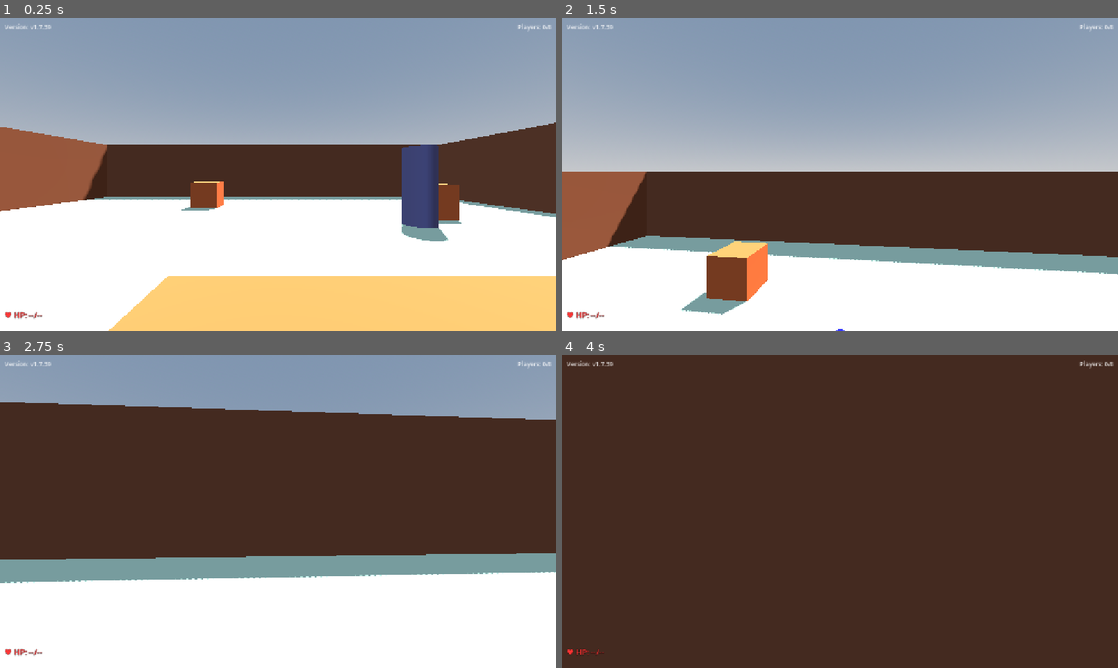
Above: before the commit, frames 1-4 (two rows, left to right).
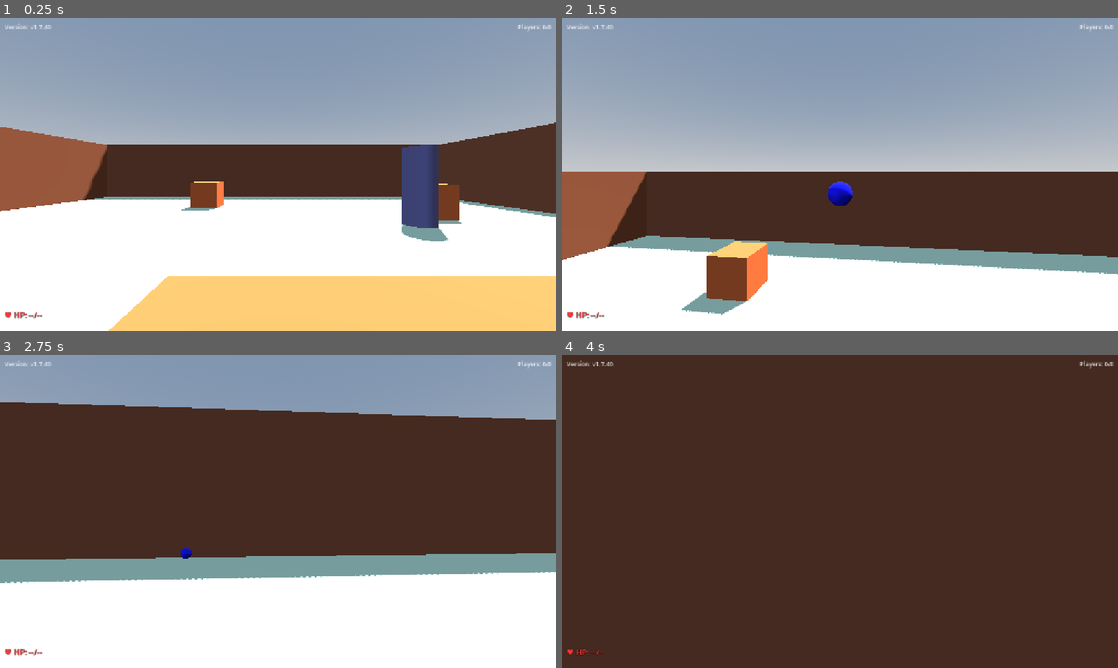
Above: after the commit, the same moments.

Repository: shikiuku/SimpleFPS
Game: Godot game, scene res://scenes/TestLevel.tscn
Same seed, same stepped clock (60 frames per second), same inputs: the game is played once before the commit and once after it. This scene is started directly instead of the project's main scene.
Inputs (mouse positions are in pixels of both pictures, inside the frame that each line leads up to):
- Up to frame 1 (0.25 s): no input
- Up to frame 2 (1.5 s): tap Enter at 0.5 s; move the mouse to (867, 174) at 0.52 s; hold Shift (run) 0.53-1.28 s; hold W (move_forward) from 0.53 s (still down); tap Space (jump) at 0.77 s; move the mouse to (812, 174) at 1.27 s; click (812, 174) at 1.35 s
- Up to frame 3 (2.75 s): keep holding W (move_forward); tap Space (jump) at 1.52 s; move the mouse to (289, 505) at 2.02 s; hold Shift (run) from 2.03 s (still down)
- Up to frame 4 (4 s): keep holding W (move_forward); move the mouse to (834, 517) at 2.77 s; release Shift (run) at 2.78 s; click (834, 517) at 2.85 s; tap Space (jump) at 3.02, 3.77 s; move the mouse to (878, 514) at 3.52 s; hold Shift (run) from 3.53 s (still down)

The runs differ from the first frame. In frame 1, less than 0.1% of the frame differs, in the area x 8-9%, y 2-4%; in frame 2, 0.3%, in the area x 8-53%, y 2-100%; in frame 3, less than 0.1%; in frame 4, less than 0.1%.

Commit message:
v1.7.40: Fix bullet collision with proper RigidBody3D implementation
- Revert Bullet from Area3D back to RigidBody3D
- Implement proper collision detection using _integrate_forces
- Enable continuous collision detection (continuous_cd = true)
- Use linear_velocity for proper bullet physics
- Fix bullet trajectory and wall collision issues

🤖 Generated with [Claude Code](https://claude.ai/code)

Co-Authored-By: Claude <noreply@anthropic.com>

Diff:
--- a/project.godot
+++ b/project.godot
@@ -11,7 +11,7 @@
 [application]
 
 config/name="Simple FPS"
-config/version="1.7.39"
+config/version="1.7.40"
 config/tags=PackedStringArray("3d", "multiplayer", "fps")
 run/main_scene="res://scenes/MainMenu.tscn"
 config/features=PackedStringArray("4.4", "Forward Plus")
--- a/scenes/Bullet.tscn
+++ b/scenes/Bullet.tscn
@@ -9,9 +9,10 @@
 radius = 0.2
 height = 0.4
 
-[node name="Bullet" type="Area3D"]
+[node name="Bullet" type="RigidBody3D"]
 collision_layer = 4
 collision_mask = 3
+gravity_scale = 1.0
 script = ExtResource("1_bullet")
 
 [node name="CollisionShape3D" type="CollisionShape3D" parent="."]
--- a/scripts/Bullet.gd
+++ b/scripts/Bullet.gd
@@ -1,4 +1,4 @@
-extends Area3D
+extends RigidBody3D
 
 @export var speed = 30.0
 @export var lifetime = 10.0
@@ -17,13 +17,15 @@
 	add_child(timer)
 	timer.start()
 
-	# Area3Dの衝突検出を有効にする
-	body_entered.connect(_on_body_entered)
-	area_entered.connect(_on_area_entered)
+	# RigidBody3Dでは_integrate_forcesで衝突検出
 
 	# 衝突レイヤーを設定（弾丸レイヤー）
 	collision_layer = 4  # layer 3 (Projectiles)
 	collision_mask = 3   # layer 1 (Player) + layer 2 (Environment)
+
+	# RigidBody3Dの設定
+	gravity_scale = 1.0
+	continuous_cd = true  # 連続衝突検出を有効化
 
 	print("Bullet initialized - collision_layer: ", collision_layer, " collision_mask: ", collision_mask)
 
@@ -32,14 +34,8 @@
 	if global_position.y < -50:
 		queue_free()
 
-	# 弾丸を移動させる
-	if direction != Vector3.ZERO:
-		# 重力を追加
-		direction.y -= 9.8 * delta
-		global_position += direction * speed * delta
-
 func set_velocity(dir: Vector3):
-	direction = dir
+	linear_velocity = dir * speed
 
 func _on_lifetime_timeout():
 	queue_free()
@@ -54,7 +50,15 @@
 
 var has_hit = false  # 一度だけヒット処理をするフラグ
 
-func _on_body_entered(body):
+func _integrate_forces(state):
+	# 衝突を検出
+	for i in range(state.get_contact_count()):
+		var contact = state.get_contact_collider_object(i)
+		if contact and not has_hit:
+			_handle_collision(contact)
+			break
+
+func _handle_collision(body):
 	if has_hit:  # すでにヒット処理済みなら無視
 		return
 
@@ -79,17 +83,11 @@
 		print("Successfully dealt ", damage, " damage to ", body.name)
 
 		# 弾丸を削除
-		queue_free()
+		call_deferred("queue_free")
 	# 地面や壁に当たった場合
 	elif not body.name.begins_with("Bullet"):
 		print("Bullet hit environment object: ", body.name, " - destroying bullet")
-		queue_free()
+		call_deferred("queue_free")
 	else:
 		print("Bullet hit another bullet - ignoring")
 		has_hit = false  # 弾同士の衝突の場合はフラグをリセット
-
-func _on_area_entered(area):
-	print("Bullet hit area: ", area.name)
-	# Areaとの衝突でも弾丸を削除
-	if not area.name.begins_with("Bullet"):
-		queue_free()
--- a/scripts/GameUI.gd
+++ b/scripts/GameUI.gd
@@ -5,7 +5,7 @@
 @onready var health_label = $HealthLabel
 
 # ゲームのバージョン
-const VERSION = "v1.7.39"
+const VERSION = "v1.7.40"
 
 func _ready():
 	# バージョンを表示
Not shown, changed: web-build/index.html
Not shown, changed: web-build/index.pck
